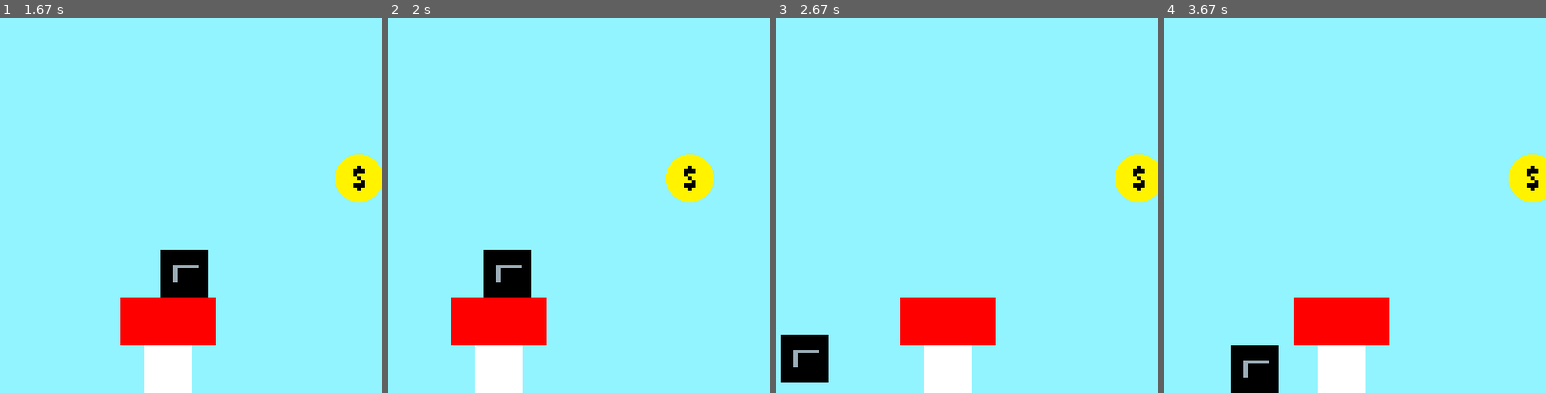
Above: before the commit, frames 1-4 (left to right).
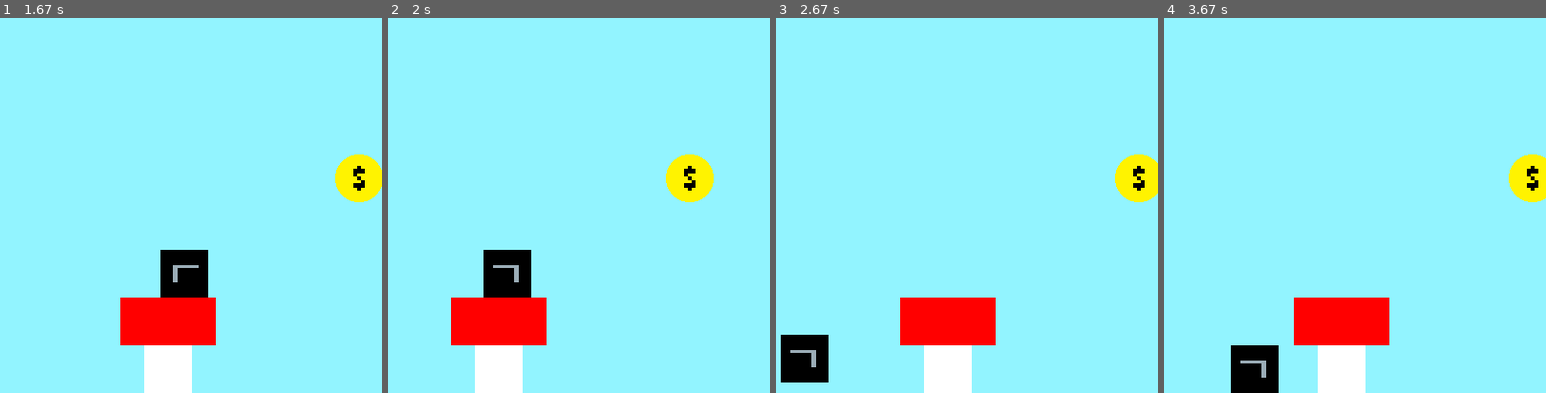
Above: after the commit, the same moments.

Repository: Jobjob321/Pygame-Platformer
Game: pygame game, started from main.py
Same seed, same stepped clock (60 frames per second), same inputs: the game is played once before the commit and once after it.
Inputs (mouse positions are % of the whole screen's width and height, from its top left):
- Up to frame 1 (1.67 s): hold Space 0.33-0.8 s; hold D 0.33-0.8 s; move the mouse to (46, 54) at 0.37 s; hold D 0.83-1.3 s; hold D from 1.33 s (still down)
- Up to frame 2 (2 s): release D at 1.8 s; hold A from 1.83 s (still down)
- Up to frame 3 (2.67 s): release A at 2.37 s; hold A from 2.4 s (still down)
- Up to frame 4 (3.67 s): release A at 2.8 s; hold D 2.83-3.47 s; hold A from 3.5 s (still down)
The pictures show only the part of the screen within x 40-90%, y 50-100%; the shares and areas given below are measured in that part.

Frame 1 is identical in both runs. In frame 2, 0.1% of the frame differs, in the area x 27-35%, y 65-71%; in frame 3, 0.1%; in frame 4, 0.1%.

Commit message:
Added gun rotating

Diff:
--- a/gun.py
+++ b/gun.py
@@ -3,7 +3,17 @@
 class Gun:
     def __init__(self,):
         self.image = pygame.image.load("imgs/Pistol1.png").convert_alpha()
-    def draw(self, screen, scroll_x, scroll_y,player_x, player_y):
+        self.Rotated = False
+    def draw(self, screen, scroll_x, scroll_y,player_x, player_y, Moveleft, Moveright):
         self.x = player_x
         self.y = player_y
+
+        if Moveleft == True and self.Rotated == False:
+            self.Rotated = True
+            self.image = pygame.transform.flip(self.image, True, False)
+
+        if Moveright == True and self.Rotated == True:
+            self.Rotated = False
+            self.image = pygame.transform.flip(self.image, True, False)
+
         screen.blit(self.image, (self.x - scroll_x, self.y - scroll_y))
--- a/main.py
+++ b/main.py
@@ -1,4 +1,4 @@
-import pygame, math
+import pygame
 from Player import Player
 from object import Object
 from utils import checkCollisions
@@ -35,7 +35,8 @@
     Object(50,700,50,50, (0,0,0)),
     Object(500, 750, 50, 50, (255,255,255)),
     Object(475, 700, 100, 50, (255,0,0)),
-    Object(1000,700,50,100, (255,255,255))
+    Object(1000,700,50,100, (255,255,255)),
+    Object(1500, 700, 100, 50, (0,0,0))
 ]
 
 coins = [Coin(700, 550), Coin(900, 700)]
@@ -62,10 +63,6 @@
                 moveleft = True
             if event.key == K_d:
                 moveright = True
-            if event.key == K_LEFT:
-                pistol.rotleft = True
-            if event.key == K_RIGHT:
-                pistol.rotright = True
             if event.key == K_SPACE:
                 jump = True
         if event.type == pygame.KEYUP:
@@ -75,10 +72,7 @@
                 moveright = False
             if event.key == K_SPACE:
                 jump = False
-            if event.key == K_LEFT:
-                pistol.rotleft = False
-            if event.key == K_RIGHT:
-                pistol.rotright = False
+
     if player.position.y + 50 >= WINDOW_SIZE[1] and player.y_momentum > 0:
         player.y_momentum = 0
         player.position.y = WINDOW_SIZE[1] - 50
@@ -136,7 +130,7 @@
     screen.blit(cointext, (10, 10))
 
     Player.Draw(screen, player.position.x - scroll[0], player.position.y - scroll[1])
-    pistol.draw(screen, scroll[0], scroll[1], player.position.x, player.position.y)
+    pistol.draw(screen, scroll[0], scroll[1], player.position.x, player.position.y, moveleft, moveright)
 
     pygame.display.update()
     applyGravity = True
Not shown, added: .DS_Store
Not shown, added: .coin.py.swp
